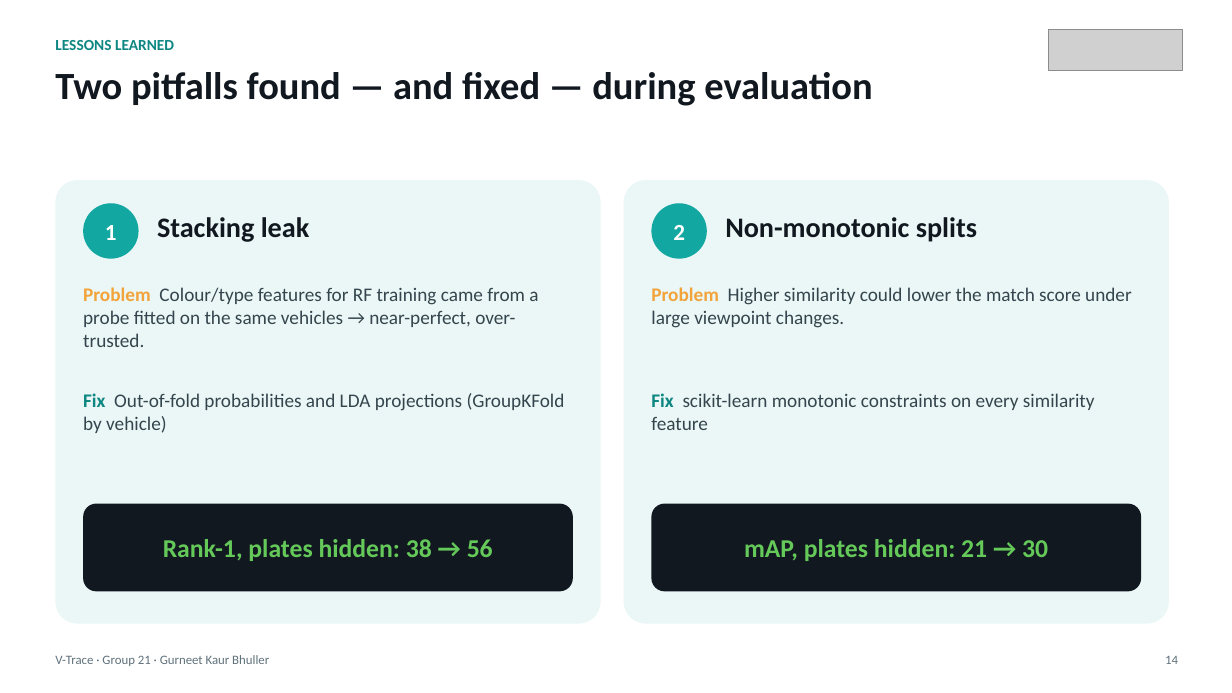
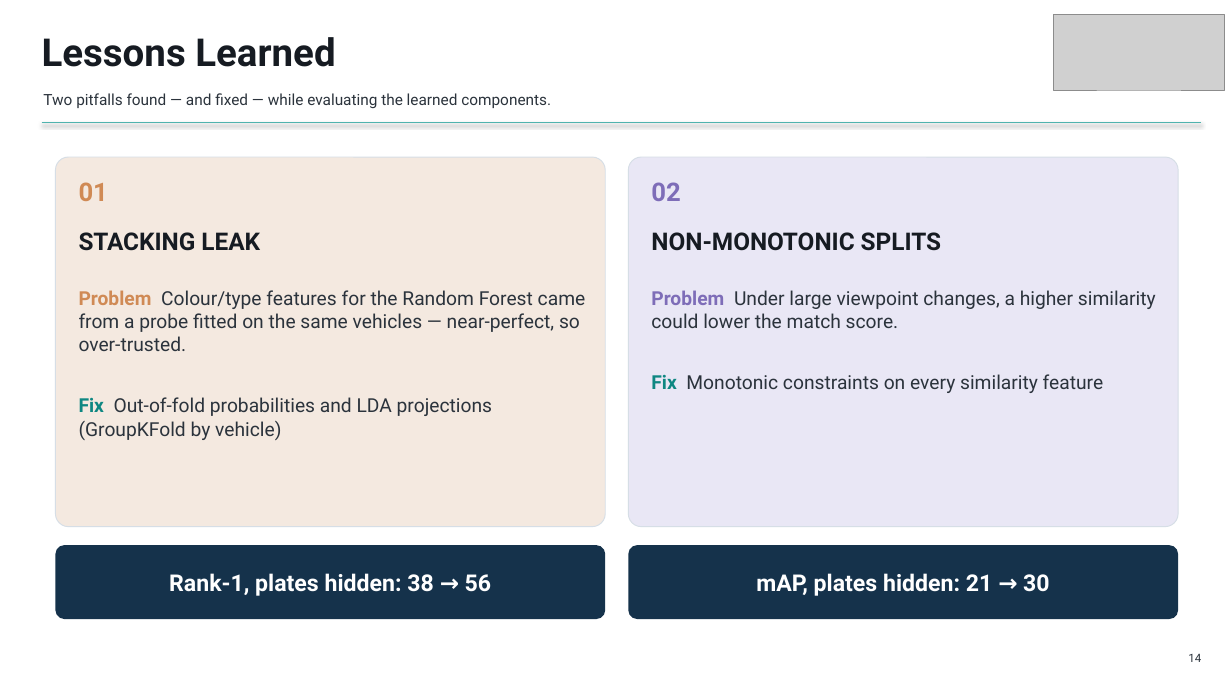
Before and after one commit to GurneetKB/V-Trace, a slide deck: slide 14 of deliverables/V-Trace_Final_Presentation.pptx. Drawn at 1232x693 pixels with LibreOffice and Linux fonts; fonts in the diff are those of the drawing; grey boxes stand for pictures. Boxes give left, top, right and bottom in pixels: in the first picture for what was removed or moved away, otherwise in the second. Text is boxed around its words. In the diff, an @@ line names an element or a change of style, - is before the commit and + after.

```diff
--- a/deliverables/V-Trace_Final_Presentation.pptx
+++ b/deliverables/V-Trace_Final_Presentation.pptx
@@ picture added at box(1054, 15, 1225, 90) @@
@@ text at box(42, 37, 335, 67): text changed; size 12 to 30 pt; font Calibri to Roboto; text colour #0E8782 to #161B22 @@
-LESSONS LEARNED
+Lessons Learned
@@ picture removed at box(1049, 30, 1183, 70) @@
@@ text at box(43, 93, 551, 108): text changed; size 30 to 12 pt; font Calibri to Roboto; text colour #111820 to #2B333C; bold off @@
-Two pitfalls found — and fixed — during evaluation
+Two pitfalls found — and fixed — while evaluating the learned components.
@@ line added from (42, 123) to (1202, 123), #4FB3AE 0.75 pt @@
@@ rounded rectangle: place and size @@
-rounded rectangle at box(55, 180, 601, 624)
+rounded rectangle at box(55, 157, 605, 527)
@@ rounded rectangle at box(55, 157, 605, 527): fill #EAF7F6 to #F4E9E0; outline none to #D6DEE6 0.75 pt; proportions changed @@
@@ rounded rectangle: place and size @@
-rounded rectangle at box(624, 180, 1169, 624)
+rounded rectangle at box(628, 157, 1178, 527)
@@ rounded rectangle at box(628, 157, 1178, 527): fill #EAF7F6 to #E9E7F5; outline none to #D6DEE6 0.75 pt; proportions changed @@
@@ text added at box(79, 182, 108, 201), 20 pt, text #D08A55, bold @@
+01
@@ ellipse removed at box(83, 203, 139, 259) @@
-1
@@ text added at box(651, 182, 680, 201), 20 pt, text #7E6DB8, bold @@
+02
@@ ellipse removed at box(652, 203, 707, 259) @@
-2
@@ text at box(79, 232, 260, 251): text changed; size 22 to 19 pt; font Calibri to Roboto; text colour #111820 to #161B22 @@
-Stacking leak
+STACKING LEAK
@@ text at box(651, 232, 941, 251): text changed; size 22 to 19 pt; font Calibri to Roboto; text colour #111820 to #161B22 @@
-Non-monotonic splits
+NON-MONOTONIC SPLITS
@@ text at box(79, 290, 586, 440): text changed; font Calibri to Roboto; text colour #34454D to #2B333C @@
-Problem Colour/type features for RF training came from a probe fitted on the same vehicles → near-perfect, over-trusted.
+Problem Colour/type features for the Random Forest came from a probe fitted on the same vehicles — near-perfect, so over-trusted.
+Fix Out-of-fold probabilities and LDA projections (GroupKFold by vehicle)
@@ text at box(651, 290, 1156, 393): text changed; font Calibri to Roboto; text colour #34454D to #2B333C @@
-Fix scikit-learn monotonic constraints on every similarity feature
+Problem Under large viewpoint changes, a higher similarity could lower the match score.
+Fix Monotonic constraints on every similarity feature
@@ text removed at box(651, 287, 1132, 328) @@
-Problem Higher similarity could lower the match score under large viewpoint changes.
@@ text removed at box(83, 393, 565, 433) @@
-Fix Out-of-fold probabilities and LDA projections (GroupKFold by vehicle)
@@ rounded rectangle "Rank-1, plates hidden: 38 → ...": place and size @@
-rounded rectangle "Rank-1, plates hidden: 38 → ..." at box(83, 504, 573, 592)
+rounded rectangle "Rank-1, plates hidden: 38 → ..." at box(55, 545, 605, 619)
@@ rounded rectangle "Rank-1, plates hidden: 38 → ..." at box(55, 545, 605, 619): size 20 to 18 pt, font Calibri to Roboto, text colour #65C95A to #FFFFFF; fill #111820 to #15324B; proportions changed @@
@@ rounded rectangle "mAP, plates hidden: 21 → ..." at box(628, 545, 1178, 619): size 20 to 18 pt, font Calibri to Roboto, text colour #65C95A to #FFFFFF; fill #111820 to #15324B; proportions changed @@
@@ rounded rectangle "mAP, plates hidden: 21 → ...": place and size @@
-rounded rectangle "mAP, plates hidden: 21 → ..." at box(652, 504, 1141, 592)
+rounded rectangle "mAP, plates hidden: 21 → ..." at box(628, 545, 1178, 619)
@@ text removed at box(55, 655, 269, 666) @@
-V-Trace · Group 21 · Gurneet Kaur Bhuller
@@ text "14": place and size @@
-text "14" at box(1165, 656, 1178, 664)
+text "14" at box(1188, 654, 1201, 662)
@@ text "14" at box(1188, 654, 1201, 662): size 10 to 9 pt, font Calibri to Roboto, text colour #60727C to #2B333C @@
```
Also in this commit, not shown: 12 other slides changed, 4 slides added, 4 slides removed, 30 other files.
